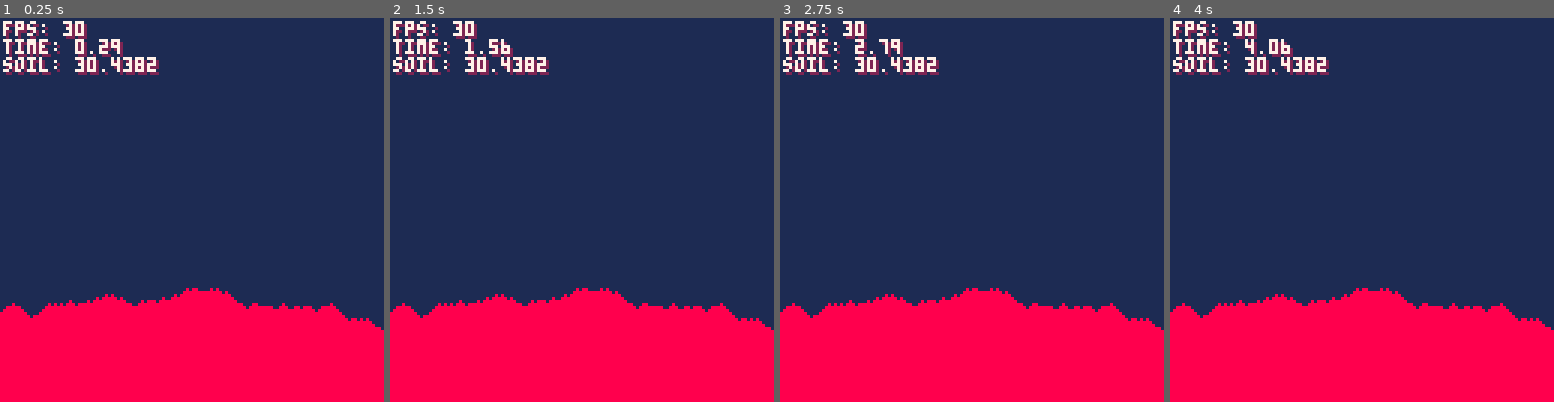
Above: before the commit, frames 1-4 (left to right).
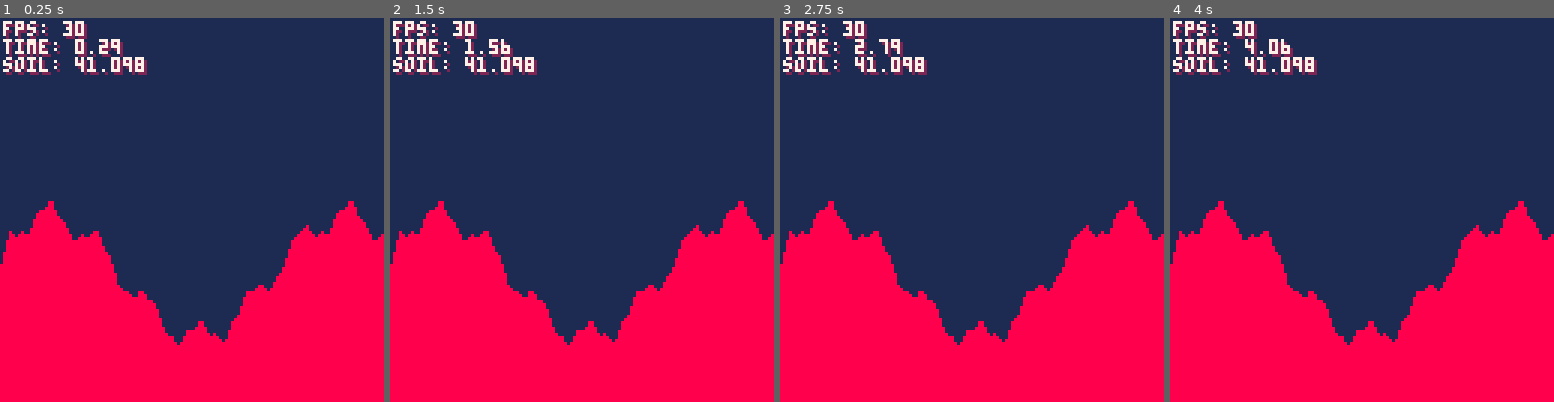
Above: after the commit, the same moments.

Repository: SelfDevTV/pixeltrench
Game: PICO-8 cartridge pixeltrench.p8
The game is run twice, just before and just after one commit, with the same random seed, the same clock (stepped at 60 frames per second) and the same inputs.
Inputs:
- Up to frame 1 (0.25 s): no input
- Up to frame 2 (1.5 s): no input
- Up to frame 3 (2.75 s): no input
- Up to frame 4 (4 s): no input

The runs differ from the first frame. In frame 1, 15% of the frame differs, in the area x 0-100%, y 10-86%; in frame 2, 15%; in frame 3, 15%; in frame 4, 15%.

Commit message:
terrain gen

Diff:
--- a/pixeltrench.p8
+++ b/pixeltrench.p8
@@ -7,7 +7,7 @@
 	cam_x = 0, cam_y = 0,
 	world_w = 256, world_h = 144,
 	min_h = 60, max_h = 110,
-	slope_limit = 1,
+	slope_limit = 4,
 	target_coverage_pct = 50,
 	seed = 1
 }
@@ -37,19 +37,41 @@
 function genmap()
 	terrain = {}
 	surface_y = {}
-	local y = 0
-	local y_prev = y
+
+	-- Harmonische Parameter
+	local base_height = cfg.world_h * 0.6  -- Grundhれへhe bei ~55% (hれへher = mehr Coverage)
+	local wave1_amp = 20	-- Groれかe Hれもgel
+	local wave1_freq = 0.01 -- Langsame Frequenz
+	local wave2_amp = 4     -- Mittlere Details
+	local wave2_freq = 0.06 -- Mittlere Frequenz
+	local wave3_amp = 1    -- Feine Details
+	local wave3_freq = 0.2  -- Schnelle Frequenz
+
+	-- Seed-basierte Phasenverschiebung fれもr Variation
+	local phase1 = cfg.seed * 0.1
+	local phase2 = cfg.seed * 0.3
+	local phase3 = cfg.seed * 0.9
+
+	local y_prev = base_height
+
 	for x = 0, cfg.world_w do
-		if x == 0 then y_prev = 98 end
-		local step = flr(rnd(5) - 2)
-		local y_proposed = y_prev + step
-		local y_next = clamp(y_proposed, y_prev - cfg.slope_limit, y_prev + cfg.slope_limit)
+		-- Harmonische れうberlagerung
+		local height_variation =
+			sin((x * wave1_freq + phase1)) * wave1_amp +
+			sin((x * wave2_freq + phase2)) * wave2_amp +
+			sin((x * wave3_freq + phase3)) * wave3_amp
+
+		local y_target = base_height + height_variation
+
+		-- Slope-Limit anwenden (aus deiner bisherigen Logik)
+		local y_next = clamp(y_target, y_prev - cfg.slope_limit, y_prev + cfg.slope_limit)
 		y_next = clamp(y_next, cfg.min_h, cfg.max_h)
 		y_prev = y_next
 
 		add(surface_y, y_next)
 		local lines = {}
 
+		-- Terrain-Sれさule von surface bis Boden
 		local line = { y_next, cfg.world_h }
 		add(lines, line)
 		add(terrain, lines)
